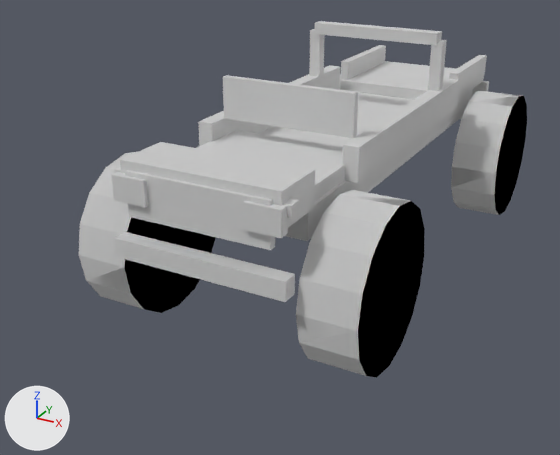
A saved change to the glTF model public/models/cars/rally.glb.
Rendered twice from a camera (50 mm lens) standing at (2.63, -5.96, 3.05) and looking at (-0.3, -0.63, 0.38). The axes (+X, +Y, +Z) are drawn at lower left. The lights are the same throughout. The first picture is the older version. Vertices at exactly the same position are counted once.

Before the edit, the objects in view are built like this:
```python
ob_body_hood = bpy.data.objects.new('Body_Hood', me_body_hood)
ob_body_hood.location = (0.0, 0.0, 0.0)
ob_body_lower = bpy.data.objects.new('Body_Lower', me_body_lower)
ob_body_lower.location = (0.0, 0.0, 0.0)
ob_body_nose = bpy.data.objects.new('Body_Nose', me_body_nose)
ob_body_nose.location = (0.0, 0.0, 0.0)
ob_bullbar_grey = bpy.data.objects.new('BullBar_Grey', me_bullbar_grey)
ob_bullbar_grey.location = (0.0, 0.0, 0.0)
ob_bumper_front_grey = bpy.data.objects.new('Bumper_Front_Grey', me_bumper_front_grey)
ob_bumper_front_grey.location = (0.0, 0.0, 0.0)
ob_grille_grey = bpy.data.objects.new('Grille_Grey', me_grille_grey)
ob_grille_grey.location = (0.0, 0.0, 0.0)
ob_headlightsl = bpy.data.objects.new('HeadlightsL', me_headlightsl)
ob_headlightsl.location = (0.0, 0.0, 0.0)
ob_headlightsr = bpy.data.objects.new('HeadlightsR', me_headlightsr)
ob_headlightsr.location = (0.0, 0.0, 0.0)
ob_tubr = bpy.data.objects.new('TubR', me_tubr)
ob_tubr.location = (0.0, 0.0, 0.0)
# also in view: 'RearRightWheel' at (0.89, 1.6, 0.6); 'DeckRailR_Grey' at (0.56, 1.7, 1.34); 'CageL_Black' at (-0.58, 0.6, 1.63); 'FrontLeftWheel' at (-0.89, -1.6, 0.6); 'CageR_Black' at (0.58, 0.6, 1.63)
```
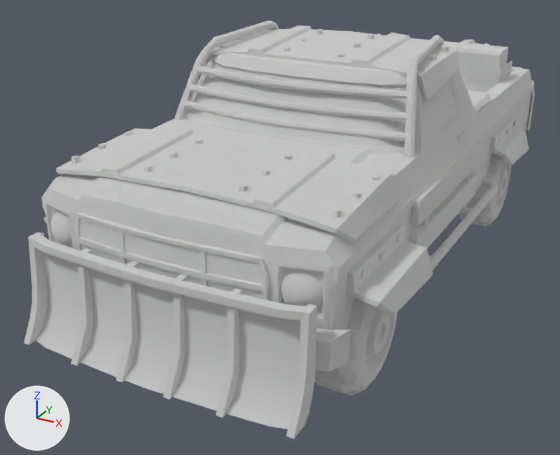
Patch to the scene script:
```diff
--- a/public/models/cars/rally.glb.py
+++ b/public/models/cars/rally.glb.py
@@ me_frontleftwheel @@
-me_frontleftwheel.from_pydata(...)  # 34 vertices, 64 faces; spans x -1.1..-0.68, y -2.2..-1.0, z 0.0..1.2
+me_frontleftwheel.from_pydata(...)  # 480 vertices, 956 faces; spans x 0.74..1.139, y -2.327..-1.45, z -0.006..0.871
+# me_frontleftwheel part 2: 480 vertices added at x 0.74..1.139, y -2.327..-1.45, z -0.006..0.871
+# me_frontleftwheel part 3: 34 vertices removed from x -1.1..-0.68, y -2.2..-1.0, z 0.0..1.2
 me_frontleftwheel.materials.append(mat_black)
@@ me_frontrightwheel @@
-me_frontrightwheel.from_pydata(...)  # 34 vertices, 64 faces; spans x 0.68..1.1, y -2.2..-1.0, z 0.0..1.2
+me_frontrightwheel.from_pydata(...)  # 480 vertices, 956 faces; spans x -1.139..-0.74, y -2.327..-1.45, z -0.006..0.871
+# me_frontrightwheel part 1: 34 vertices removed from x 0.68..1.1, y -2.2..-1.0, z 0.0..1.2
+# other edits to the shape of me_frontrightwheel do not show in these pictures
 me_frontrightwheel.materials.append(mat_black)
@@ ob_body_lower @@
-ob_body_lower = bpy.data.objects.new('Body_Lower', me_body_lower)
@@ ob_body_nose @@
-ob_body_nose = bpy.data.objects.new('Body_Nose', me_body_nose)
@@ ob_body_hood @@
-ob_body_hood = bpy.data.objects.new('Body_Hood', me_body_hood)
@@ ob_grille_grey @@
-ob_grille_grey = bpy.data.objects.new('Grille_Grey', me_grille_grey)
@@ ob_bullbar_grey @@
-ob_bullbar_grey = bpy.data.objects.new('BullBar_Grey', me_bullbar_grey)
@@ ob_bumper_front_grey @@
-ob_bumper_front_grey = bpy.data.objects.new('Bumper_Front_Grey', me_bumper_front_grey)
@@ ob_headlightsl @@
-ob_headlightsl = bpy.data.objects.new('HeadlightsL', me_headlightsl)
@@ ob_headlightsr @@
-ob_headlightsr = bpy.data.objects.new('HeadlightsR', me_headlightsr)
@@ ob_tubl @@
-ob_tubl = bpy.data.objects.new('TubL', me_tubl)
@@ ob_tubr @@
-ob_tubr = bpy.data.objects.new('TubR', me_tubr)
@@ ob_windscreen @@
-ob_windscreen = bpy.data.objects.new('Windscreen', me_windscreen)
@@ ob_cagel_black @@
-ob_cagel_black = bpy.data.objects.new('CageL_Black', me_cagel_black)
@@ ob_cager_black @@
-ob_cager_black = bpy.data.objects.new('CageR_Black', me_cager_black)
@@ ob_cagetop_black @@
-ob_cagetop_black = bpy.data.objects.new('CageTop_Black', me_cagetop_black)
@@ ob_body_deckfloor @@
-ob_body_deckfloor = bpy.data.objects.new('Body_DeckFloor', me_body_deckfloor)
@@ ob_deckraill_grey @@
-ob_deckraill_grey = bpy.data.objects.new('DeckRailL_Grey', me_deckraill_grey)
@@ ob_deckrailr_grey @@
-ob_deckrailr_grey = bpy.data.objects.new('DeckRailR_Grey', me_deckrailr_grey)
@@ ob_taillightsr @@
-ob_taillightsr = bpy.data.objects.new('TailLightsR', me_taillightsr)
@@ ob_rearrightwheel @@
-ob_rearrightwheel = bpy.data.objects.new('RearRightWheel', me_rearrightwheel)
@@ ob_backwheels @@
+ob_backwheels = bpy.data.objects.new('BackWheels', me_backwheels)  # 960 vertices, 1912 faces; spans x -1.14..1.14, y 0.79..1.66, z -0.01..0.87; in mat_black (white #e7e7e7)
+ob_backwheels.location = (0.0, 0.0, 0.0)
@@ ob_body_headlights @@
+ob_body_headlights = bpy.data.objects.new('Body_Headlights', me_body_headlights)  # 202 vertices, 360 faces; spans x -1.01..1.01, y -2.59..-2.48, z 0.84..1.1; in mat_headlights (white #e7e7e7)
+ob_body_headlights.location = (0.0, 0.0, 0.0)
@@ ob_body_black @@
+ob_body_black = bpy.data.objects.new('Body_Black', me_body_black)  # 1866 vertices, 2974 faces; spans x -1.33..1.33, y -2.91..2.6, z 0.24..1.97; in mat_black (white #e7e7e7)
+ob_body_black.location = (0.0, 0.0, 0.0)
@@ ob_body_grey @@
+ob_body_grey = bpy.data.objects.new('Body_Grey', me_body_grey)  # 748 vertices, 1188 faces; spans x -1.17..1.17, y -2.62..2.41, z 0.53..1.46; in mat_grey (white #e7e7e7)
+ob_body_grey.location = (0.0, 0.0, 0.0)
@@ ob_body_white @@
+ob_body_white = bpy.data.objects.new('Body_White', me_body_white)  # 2970 vertices, 4814 faces; spans x -1.33..1.33, y -2.9..2.59, z 0.24..1.99; in mat_white (white #e7e7e7)
+ob_body_white.location = (0.0, 0.0, 0.0)
```

What differs and where, as boxes (x1, y1, x2, y2) in the pictures (560 x 455 px):
'Body_White', added: after (26, 20, 534, 439)
'Body_Black', added: after (24, 28, 535, 438)
'FrontRightWheel', reshaped (not visible afterwards): before (296, 190, 425, 378)
'FrontLeftWheel', reshaped: before (79, 152, 216, 313); after (315, 298, 397, 396)
'RearRightWheel', deleted: before (451, 91, 527, 215)
'Body_Nose', deleted: before (120, 142, 315, 227)
'Windscreen', deleted: before (223, 75, 358, 138)
'Grille_Grey', deleted: before (125, 170, 275, 250)
'Body_Grey', added: after (317, 61, 531, 330)
'Bumper_Front_Grey', deleted: before (114, 232, 295, 302)
'Body_Lower', deleted: before (259, 89, 473, 241)
'TubR', deleted: before (342, 79, 459, 183)
'Body_Hood', deleted: before (197, 130, 345, 202)
'Body_DeckFloor', deleted: before (340, 61, 484, 99)
'CageTop_Black', deleted: before (314, 21, 442, 45)
'TubL', deleted: before (198, 65, 340, 146)
'Body_Headlights', added: after (51, 212, 323, 307)
'BackWheels', added: after (458, 153, 511, 226)
'HeadlightsR', deleted: before (243, 201, 288, 238)
'HeadlightsL', deleted: before (112, 172, 148, 207)
'DeckRailL_Grey', deleted: before (341, 45, 386, 80)
'DeckRailR_Grey', deleted: before (449, 55, 487, 93)
'CageR_Black', deleted: before (428, 40, 447, 91)
'CageL_Black', deleted: before (309, 29, 325, 77)
'BullBar_Grey', deleted: before (115, 167, 299, 218)
'TailLightsR', deleted (mostly hidden): before (472, 81, 489, 96)
part 2 of me_frontleftwheel, added: after (315, 298, 397, 396)
part 3 of me_frontleftwheel, deleted: before (79, 152, 216, 313)
